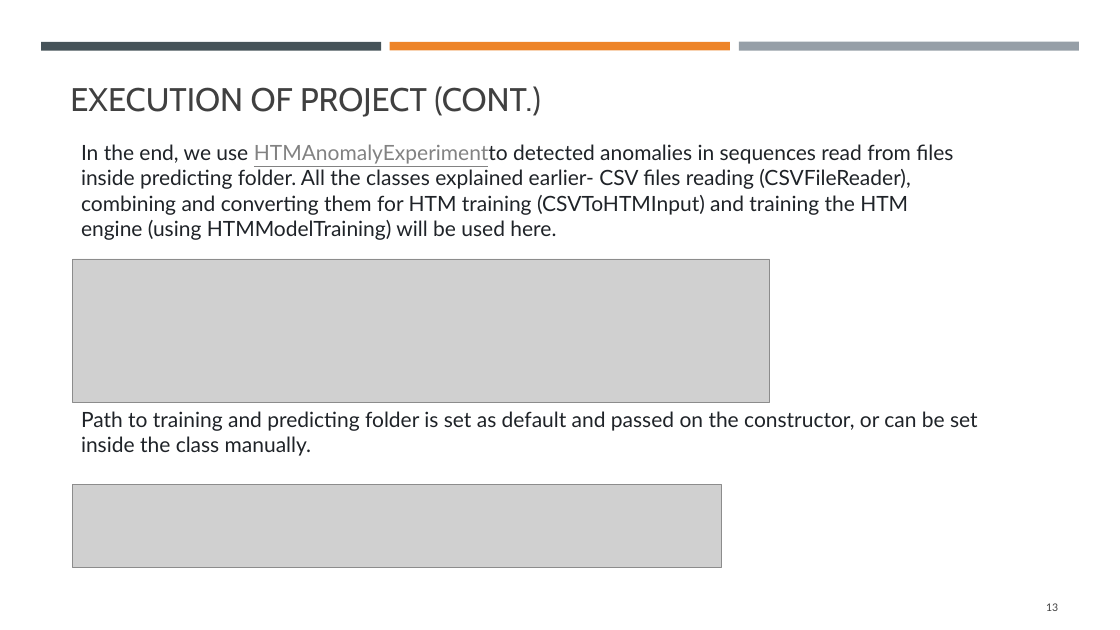
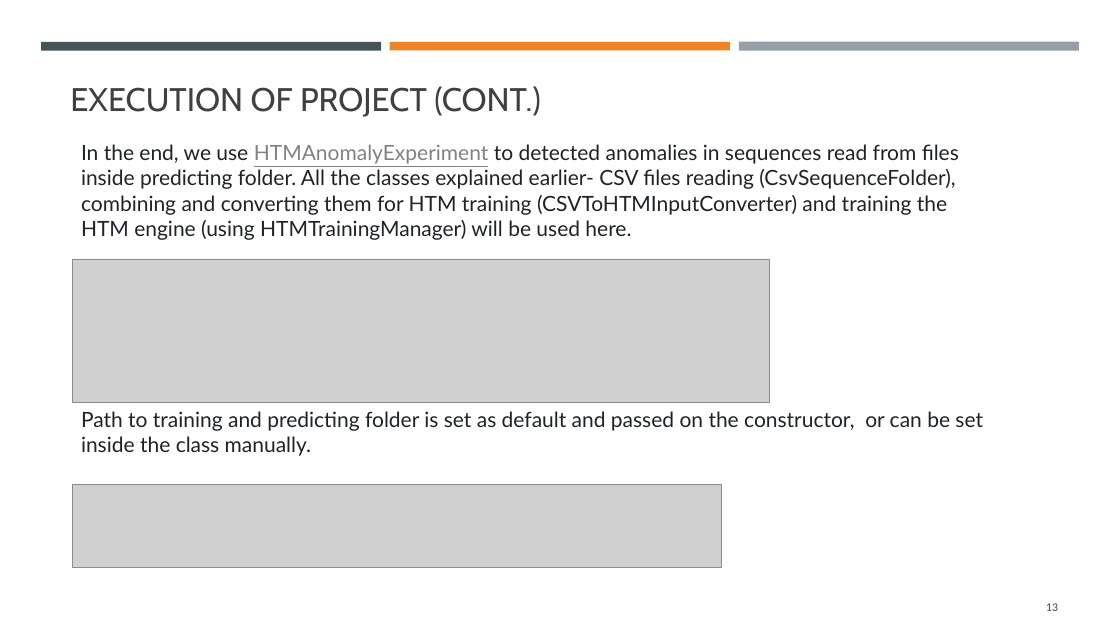
Before and after one commit to mahbubur-r/neocortexapi, a slide deck: slide 13 of source/MySEProject/Documentation/ML2324-8 Implement Anomaly Detection Sample.pptx. Drawn at 1120x630 pixels with LibreOffice and Linux fonts; fonts in the diff are those of the drawing; grey boxes stand for pictures. Boxes give left, top, right and bottom in pixels: in the first picture for what was removed or moved away, otherwise in the second. Text is boxed around its words. In the diff, an @@ line names an element or a change of style, - is before the commit and + after.

Commit message:
Team presentation updated with minor changes

```diff
--- a/source/MySEProject/Documentation/ML2324-8 Implement Anomaly Detection Sample.pptx
+++ b/source/MySEProject/Documentation/ML2324-8 Implement Anomaly Detection Sample.pptx
@@ text at [81, 144, 959, 240]: text changed @@
-In the end, we use HTMAnomalyExperimentto detected anomalies in sequences read from files inside predicting folder. All the classes explained earlier- CSV files reading (CSVFileReader), combining and converting them for HTM training (CSVToHTMInput) and training the HTM engine (using HTMModelTraining) will be used here.
+In the end, we use HTMAnomalyExperiment to detected anomalies in sequences read from files inside predicting folder. All the classes explained earlier- CSV files reading (CsvSequenceFolder), combining and converting them for HTM training (CSVToHTMInputConverter) and training the HTM engine (using HTMTrainingManager) will be used here.
@@ text "Path to training and predicting ..." rewrapped from [81, 411, 978, 456] to [81, 411, 983, 456] @@
```
